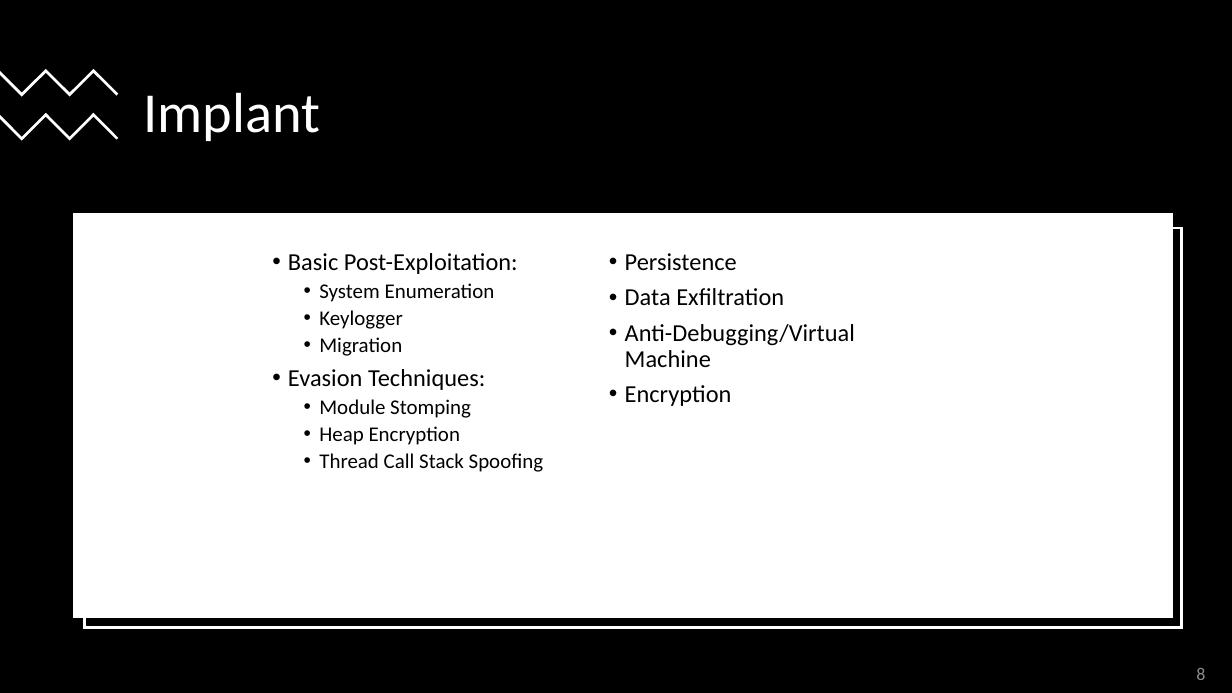
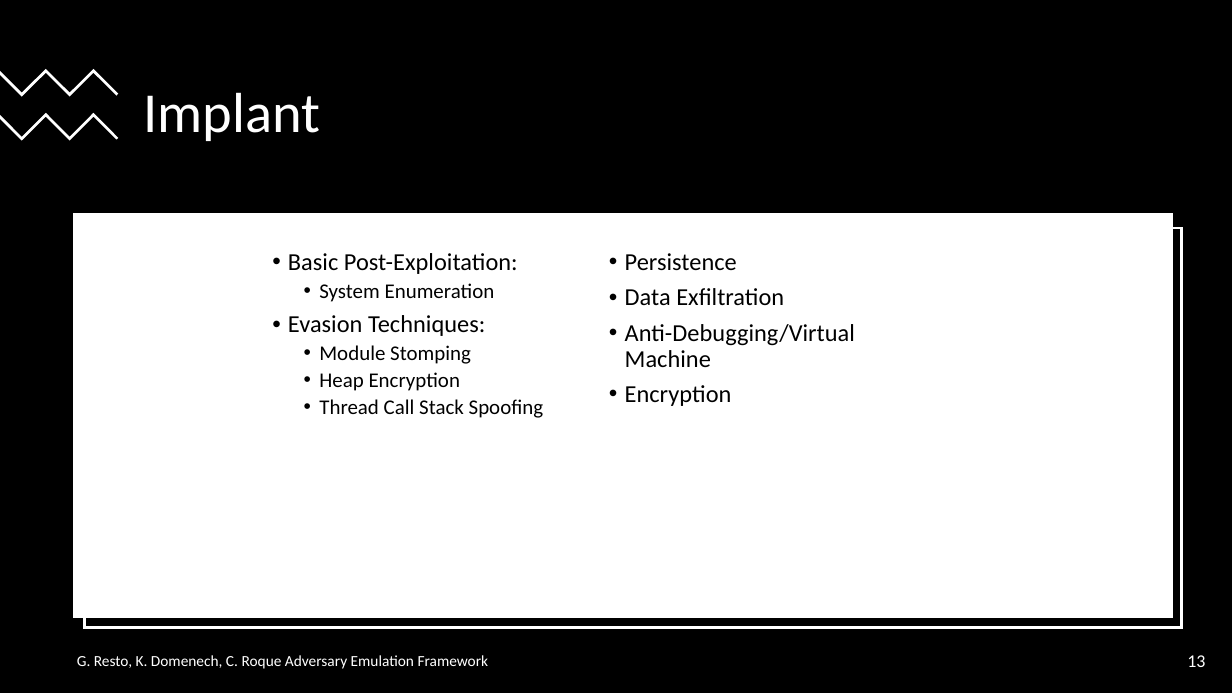
Before and after one commit to racoten/Capstone, a slide deck: slide 13 of Design/Capstone 2 Presentation.pptx (slide 8 before the commit). Drawn at 1232x693 pixels with LibreOffice and Linux fonts; fonts in the diff are those of the drawing. Boxes give left, top, right and bottom in pixels: in the first picture for what was removed or moved away, otherwise in the second. Text is boxed around its words. In the diff, an @@ line names an element or a change of style, - is before the commit and + after.

Commit message:
uwu

```diff
--- a/Design/Capstone 2 Presentation.pptx
+++ b/Design/Capstone 2 Presentation.pptx
@@ text at [319, 310, 402, 356]: paragraphs removed @@
-  • Keylogger
-  • Migration
@@ text added at [77, 655, 489, 669], 12 pt, text #FFFFFF @@
+G. Resto, K. Domenech, C. Roque Adversary Emulation Framework
@@ page number at [1187, 655, 1205, 667]: text changed; text colour #8C8C8C to #FFFFFF @@
-8
+13
```
Also in this commit, not shown: 4 other slides changed, 8 slides added, 2 slides removed.
